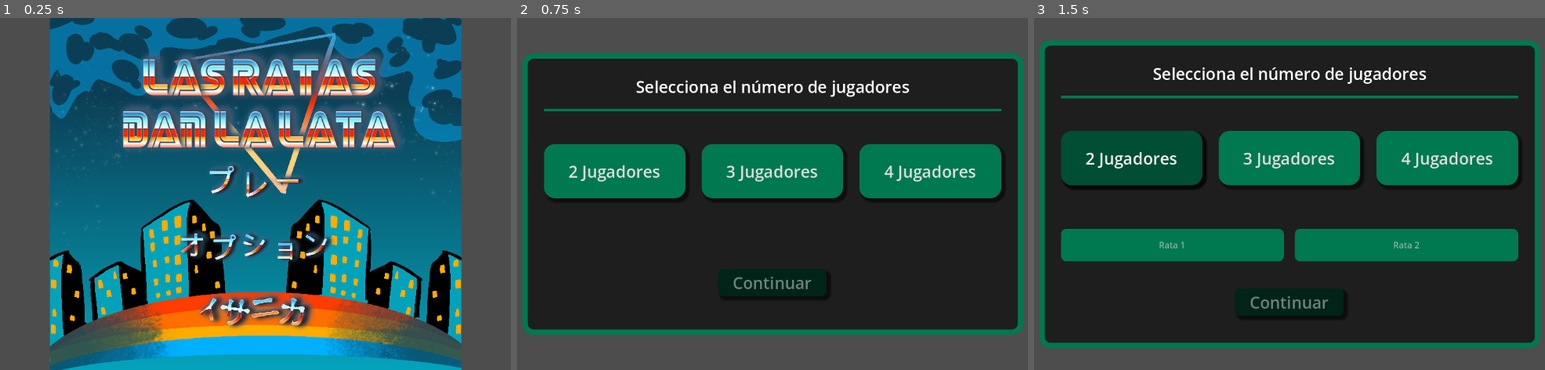
Above: before the commit, frames 1-3 (left to right).
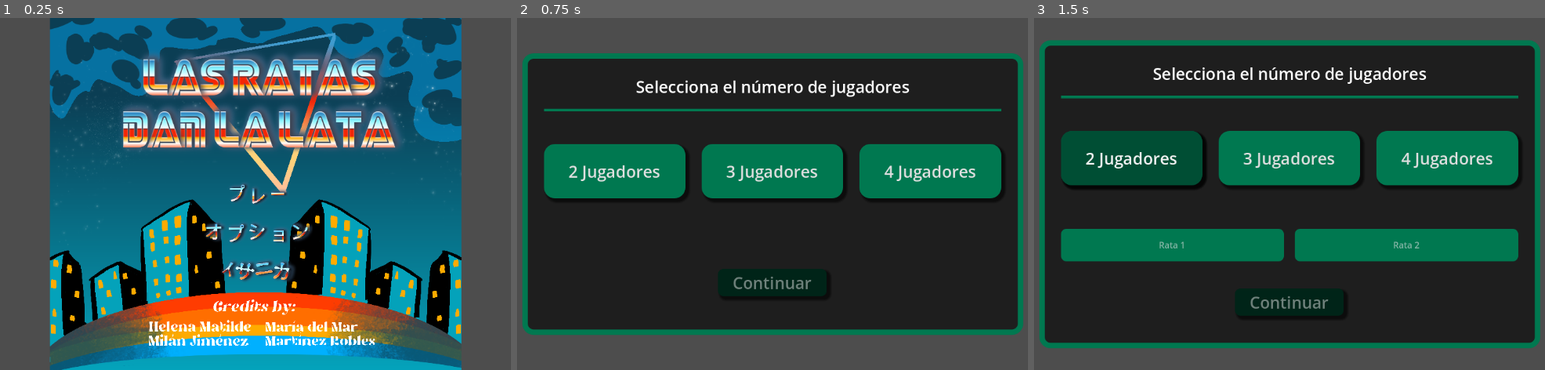
Above: after the commit, the same moments.

Repository: mamRobles/Las_ratas_dan_la_lata
Game: Godot game, scene res://Inicio/Scenes/MDI.tscn
The game is run twice, just before and just after one commit, with the same random seed, the same clock (stepped at 60 frames per second) and the same inputs.
Inputs (mouse positions are in pixels of both pictures, inside the frame that each line leads up to; where the layout moved, square brackets give the same spot in the first picture):
- Up to frame 1 (0.25 s): no input
- Up to frame 2 (0.75 s): click (772, 194) [772, 179] at 0.5 s
- Up to frame 3 (1.5 s): click "2 Jugadores" at 1.25 s

The runs differ from the first frame. In frame 1, 5.8% of the frame differs, in the area x 29-74%, y 41-94%; in frame 2, nothing differs; in frame 3, nothing differs.

Commit message:
mdi final (espero) con música y estética ochentera (y créditos)

Diff:
--- a/Inicio/Scenes/MDI.tscn
+++ b/Inicio/Scenes/MDI.tscn
@@ -8,6 +8,7 @@
 [ext_resource type="Texture2D" uid="uid://bit5qwtlih0gt" path="res://Sistema/Sprites/opcionesES.png" id="6_ffljh"]
 [ext_resource type="Texture2D" uid="uid://bqtjr47ukdpa2" path="res://Sistema/Sprites/salirjp.png" id="7_ffljh"]
 [ext_resource type="Texture2D" uid="uid://bnghvrv7lygq0" path="res://Sistema/Sprites/salires.png" id="8_w3f5f"]
+[ext_resource type="AudioStream" uid="uid://cbxrgbcsdvwxi" path="res://Sistema/musica_mdi.mp3" id="9_4t80b"]
 
 [node name="MDI" type="MarginContainer"]
 anchors_preset = 8
@@ -43,13 +44,13 @@
 
 [node name="HSeparator" type="HSeparator" parent="Opciones"]
 z_index = -595
-custom_minimum_size = Vector2(100, 170)
+custom_minimum_size = Vector2(100, 120)
 layout_mode = 2
 size_flags_horizontal = 4
 size_flags_vertical = 4
 
 [node name="Jugar-boton" type="TextureButton" parent="Opciones"]
-custom_minimum_size = Vector2(50, 100)
+custom_minimum_size = Vector2(50, 50)
 layout_mode = 2
 texture_normal = ExtResource("3_17n3v")
 texture_pressed = ExtResource("4_4t80b")
@@ -58,7 +59,7 @@
 stretch_mode = 5
 
 [node name="Opciones boton" type="TextureButton" parent="Opciones"]
-custom_minimum_size = Vector2(50, 100)
+custom_minimum_size = Vector2(50, 50)
 layout_mode = 2
 texture_normal = ExtResource("5_4t80b")
 texture_pressed = ExtResource("6_ffljh")
@@ -67,7 +68,7 @@
 stretch_mode = 5
 
 [node name="Salir-boton" type="TextureButton" parent="Opciones"]
-custom_minimum_size = Vector2(50, 100)
+custom_minimum_size = Vector2(50, 50)
 layout_mode = 2
 texture_normal = ExtResource("7_ffljh")
 texture_pressed = ExtResource("8_w3f5f")
@@ -75,7 +76,12 @@
 ignore_texture_size = true
 stretch_mode = 5
 
+[node name="AudioStreamPlayer" type="AudioStreamPlayer" parent="."]
+stream = ExtResource("9_4t80b")
+autoplay = true
+parameters/looping = true
+
 [connection signal="pressed" from="Opciones/Jugar-boton" to="." method="_on_jugarboton_pressed"]
 [connection signal="pressed" from="Opciones/Opciones boton" to="." method="_on_opciones_boton_pressed"]
+[connection signal="pressed" from="Opciones/Salir-boton" to="." method="_on_jugarboton_pressed"]
 [connection signal="pressed" from="Opciones/Salir-boton" to="." method="_on_salirboton_pressed"]
-[connection signal="pressed" from="Opciones/Salir-boton" to="." method="_on_jugarboton_pressed"]
Not shown: 1 places in Inicio/Scenes/MDI.tscn that only renumber resources
Not shown: 1 places in MINI1/Scenes/escenario-MINI1.tscn that only renumber resources
Binary file added: Sistema/Sprites/fondobotones.png
Not shown, added: Sistema/Sprites/fondobotones.png.import
Binary file changed: Sistema/Sprites/jugarES.png
Binary file changed: Sistema/Sprites/jugarJP.png
Binary file changed: Sistema/Sprites/mdiFondo.png
Binary file changed: Sistema/Sprites/opcionesES.png
Binary file changed: Sistema/Sprites/opcionesJP.png
Binary file changed: Sistema/Sprites/salires.png
Binary file added: Sistema/Sprites/salires_alt.png
Not shown, added: Sistema/Sprites/salires_alt.png.import
(and 10 more such lines)
